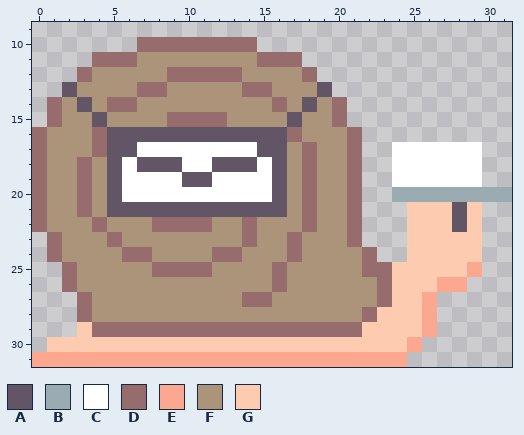
One commit to this pixel-art sprite: client/res/gfx/snaily.png. Above is the file before it was changed.
The file is 32x32 pixels. Colours within 5 levels of each other are drawn and written as one. Shown: x 0..31, y 9..31.
Palette (. is transparent): A #625565  B #9babb2  C #ffffff  D #966c6c  E #fca790  F #ab947a  G #fdcbb0
And afterwards:
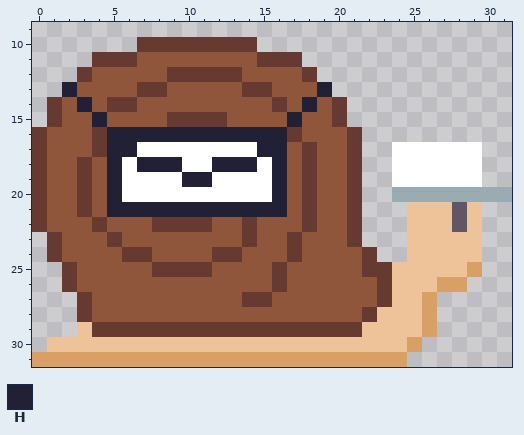
Colours new in this view: H #222034
Edits made:
Colour D changes from #966c6c to #663931.
Colour E changes from #fca790 to #d9a066.
Colour F changes from #ab947a to #8f563b.
Colour G changes from #fdcbb0 to #eec39a.
Colour H replaces colour A in row 13 at x 2 and 19; in row 14 at x 3 and 18; in row 15 at x 4 and 17; in row 16 at x 5 to 16; in row 17 at x 5 to 6 and 15 to 16; in row 18 at x 5, 7 to 9, 12 to 14 and 16.
Colour H replaces colour A in row 19 at x 5, 10 to 11 and 16; in row 20 at x 5 and 16; in row 21 at x 5 to 16.
Boxes around the changes in both pictures, in picture pixels (x1, y1, x2, y2):
changed: (32, 37, 482, 367)
